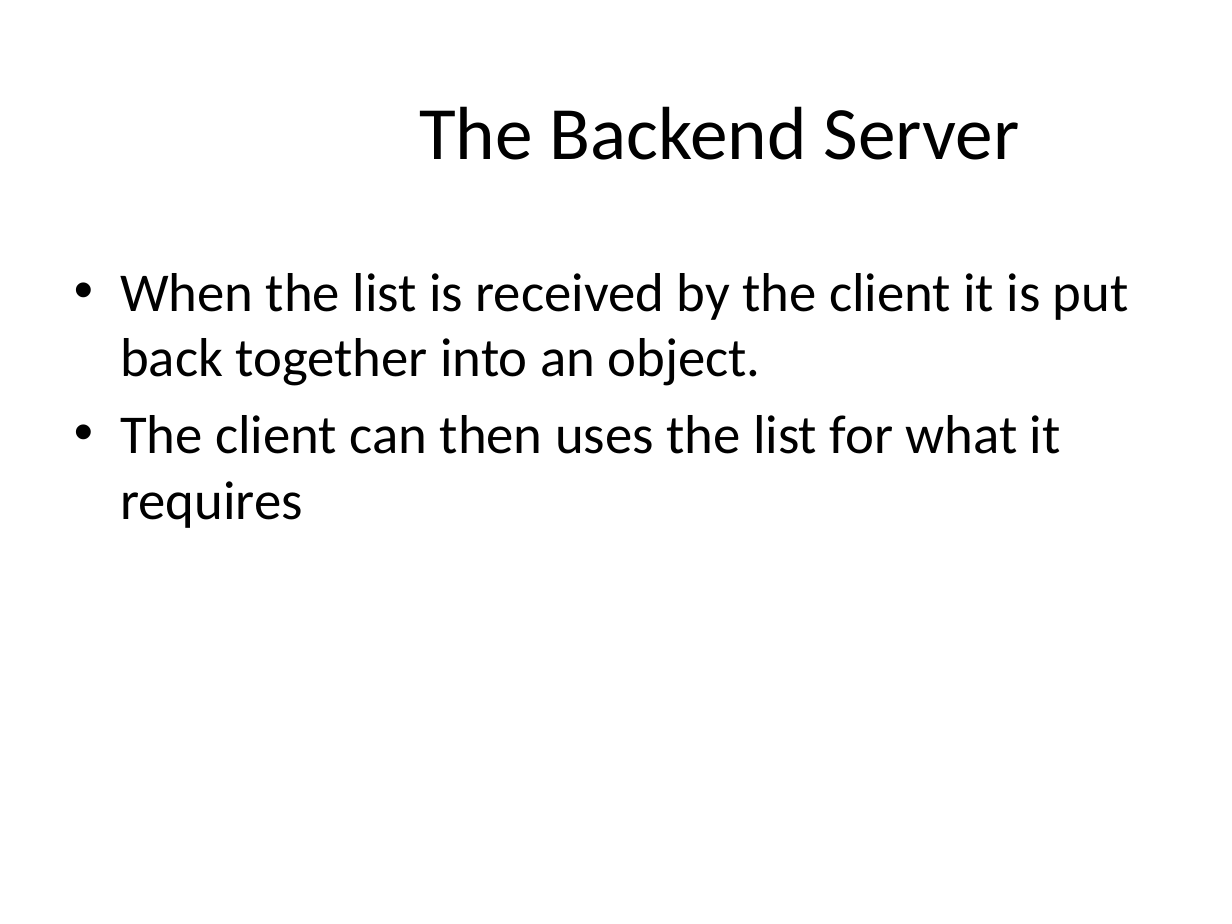
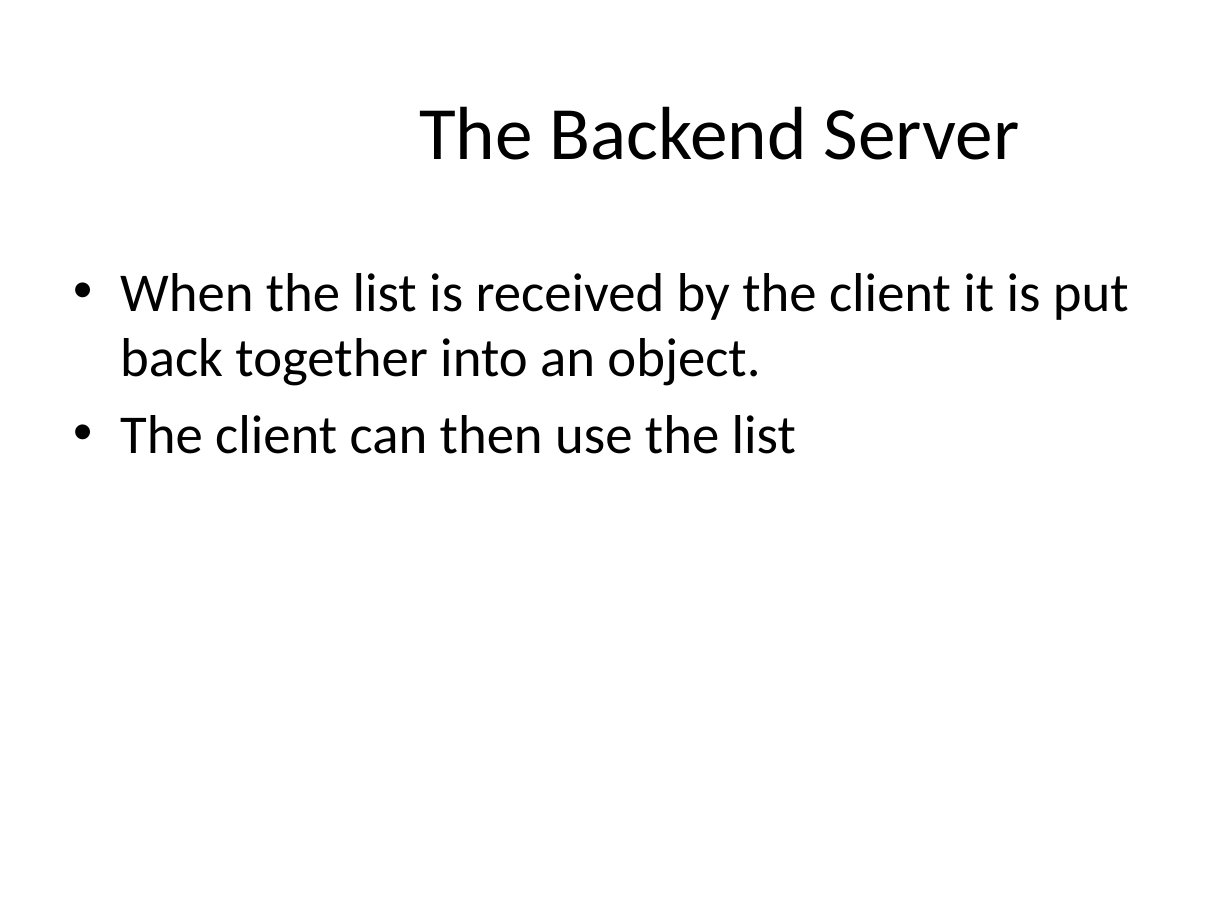
Before and after one commit to master20151121/mmoments, a slide deck: slide 15 of Mobile Musical Moments.pptx (slide 13 before the commit). Drawn at 1232x924 pixels with LibreOffice and Linux fonts; fonts in the diff are those of the drawing; background and template pictures are left out. Boxes give left, top, right and bottom in pixels: in the first picture for what was removed or moved away, otherwise in the second. Text is boxed around its words. In the diff, an @@ line names an element or a change of style, - is before the commit and + after.

```diff
--- a/Mobile Musical Moments.pptx
+++ b/Mobile Musical Moments.pptx
@@ text at (120,415,796,454): text changed @@
-• The client can then uses the list for what it requires
+• The client can then use the list
```
Also in this commit, not shown: 3 other slides changed, 3 slides added, 2 slides removed.
